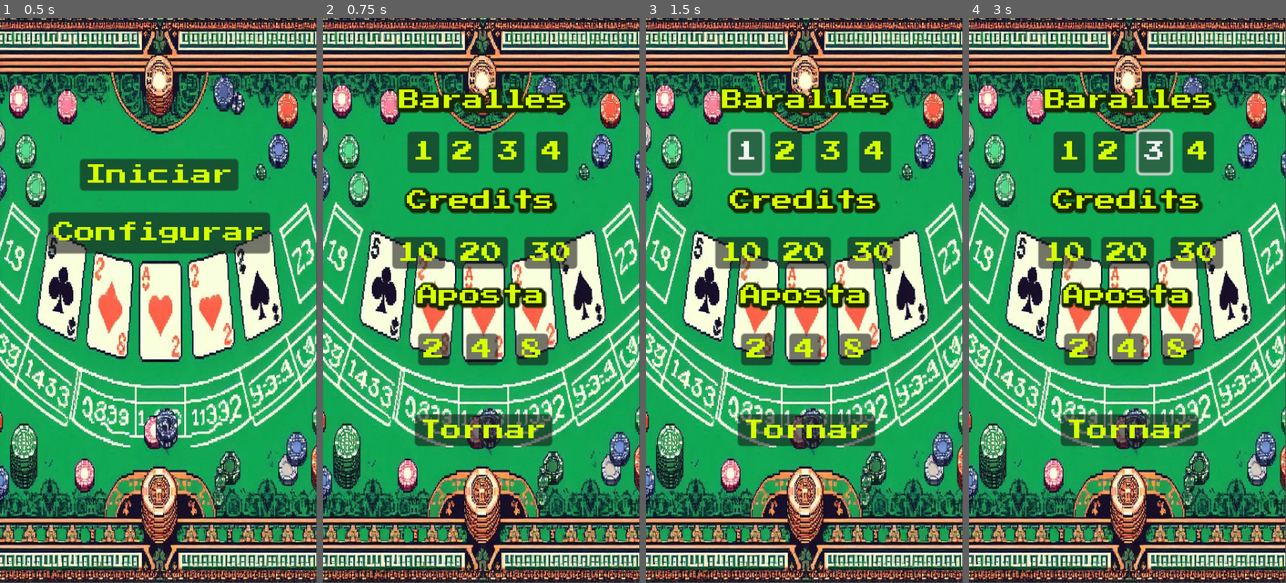
Above: before the commit, frames 1-4 (left to right).
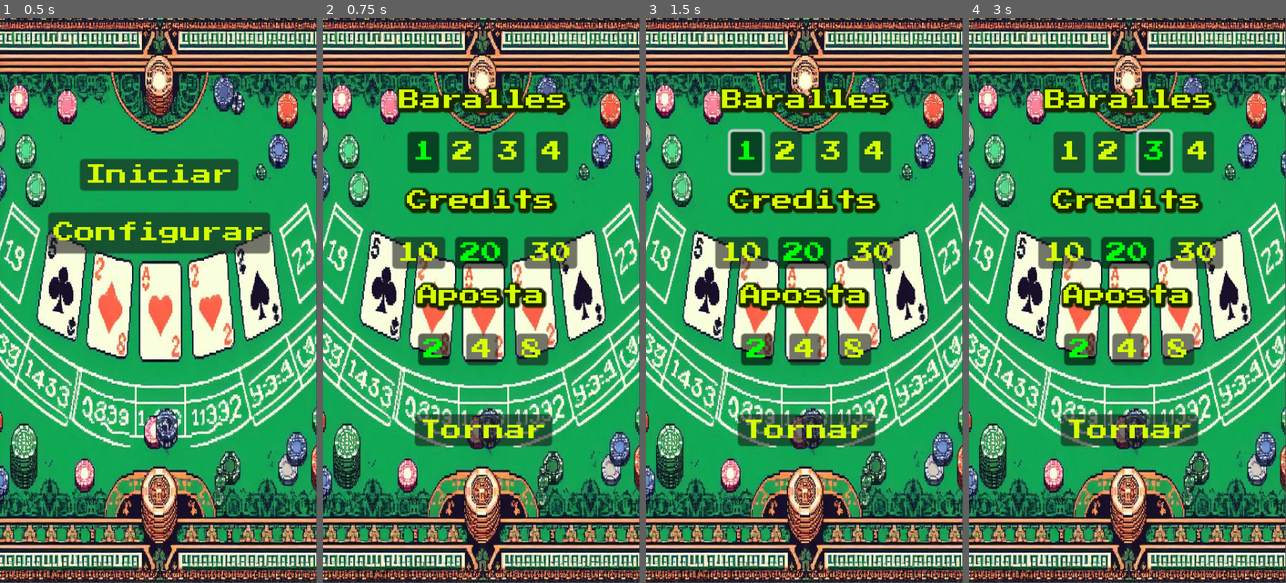
Above: after the commit, the same moments.

Repository: Gonellarro/Blackjack
Game: Godot game, scene res://scenes/pantalles/menu.tscn
Same seed, same stepped clock (60 frames per second), same inputs: the game is played once before the commit and once after it.
Inputs:
- Up to frame 1 (0.5 s): no input
- Up to frame 2 (0.75 s): click "Configurar" at 0.5 s
- Up to frame 3 (1.5 s): click "1" at 1.25 s
- Up to frame 4 (3 s): click "2" at 2 s; click "3" at 2.75 s

Frame 1 is identical in both runs. In frame 2, 0.5% of the frame differs, in the area x 29-56%, y 21-61%; in frame 3, 1.1%; in frame 4, 1.1%, in the area x 31-64%, y 20-61%.

Commit message:
Canviat color dels botons

Diff:
--- a/global.gd
+++ b/global.gd
@@ -13,6 +13,7 @@
 var numJugadesGuanyades: int
 var numJugadesEmpats: int
 var maxim: int
+var creditsHist: Array
 
 
 func _ready():
@@ -29,3 +30,4 @@
 	numJugadesGuanyades = 0
 	numJugadesEmpats = 0
 	maxim = 0
+	creditsHist = []
--- a/scenes/joc/joc.gd
+++ b/scenes/joc/joc.gd
@@ -49,7 +49,7 @@
 	numBaralles = Global.numBaralles
 	credits = Global.creditsInicials
 	Global.credits = credits
-	Global.jugades = 1
+	Global.jugades = 0
 	scoreJugador = Global.scoreJugador
 	scoreOrdinador = Global.scoreOrdinador
 	credits = Global.credits
@@ -57,6 +57,7 @@
 	apostaInicial = Global.aposta
 	jugades = Global.jugades
 	Global.maxim = credits
+	Global.numBlackJacks = 0
 
 	numCartes = numBaralles * 52
 	Global.numCartes = numCartes
@@ -106,6 +107,9 @@
 		$collir.disabled = true
 		$passar.disabled = true
 		$doblar.disabled = true
+
+		# Emmagatzemam els diners que té en el moment
+		Global.creditsHist.append(credits)
 
 		if scoreOrdinador > 16:
 			fiPartida = true
--- a/scenes/pantalles/configuracio.gd
+++ b/scenes/pantalles/configuracio.gd
@@ -2,7 +2,42 @@
 
 # Called when the node enters the scene tree for the first time.
 func _ready():
-	pass # Replace with function body.
+
+	$B1.toggle_mode = true
+	$B2.toggle_mode = true
+	$B3.toggle_mode = true
+	$B4.toggle_mode = true
+
+	if Global.numBaralles == 1:
+		$B1.button_pressed = true
+	elif Global.numBaralles == 2:
+		$B2.button_pressed = true
+	elif Global.numBaralles == 3:
+		$B3.button_pressed = true
+	else:
+		$B4.button_pressed = true
+
+	$C10.toggle_mode = true
+	$C20.toggle_mode = true
+	$C30.toggle_mode = true
+
+	if Global.creditsInicials == 10:
+		$C10.button_pressed = true
+	elif Global.creditsInicials == 20:
+		$C20.button_pressed = true
+	else:
+		$C30.button_pressed = true
+
+	$A2.toggle_mode = true
+	$A4.toggle_mode = true
+	$A8.toggle_mode = true
+
+	if Global.aposta == 2:
+		$A2.button_pressed = true
+	elif Global.aposta == 4:
+		$A4.button_pressed = true
+	else:
+		$A8.button_pressed = true
 
 # Called every frame. 'delta' is the elapsed time since the previous frame.
 func _process(_delta):
@@ -11,32 +46,72 @@
 func _on_tornar_pressed():
 	get_tree().change_scene_to_file("res://scenes/pantalles/menu.tscn")
 
+func resetBotons(i: int) -> void:
+	match i:
+		1:
+			$B1.button_pressed = false
+			$B2.button_pressed = false
+			$B3.button_pressed = false
+			$B4.button_pressed = false
+
+		2:
+			$C10.button_pressed = false
+			$C20.button_pressed = false
+			$C30.button_pressed = false
+
+		3:
+			$A2.button_pressed = false
+			$A4.button_pressed = false
+			$A8.button_pressed = false
+
 func _on_b_1_pressed():
+	resetBotons(1)
 	Global.numBaralles = 1
+	$B1.button_pressed = true
 
 func _on_b_2_pressed():
+	resetBotons(1)
 	Global.numBaralles = 2
+	$B2.button_pressed = true
 
 func _on_b_3_pressed():
+	resetBotons(1)
 	Global.numBaralles = 3
+	$B3.button_pressed = true
+
 
 func _on_b_4_pressed():
+	resetBotons(1)
 	Global.numBaralles = 4
+	$B4.button_pressed = true
 
 func _on_c_10_pressed():
+	resetBotons(2)
 	Global.creditsInicials = 10
+	$C10.button_pressed = true
 
 func _on_c_20_pressed():
+	resetBotons(2)
 	Global.creditsInicials = 20
+	$C20.button_pressed = true
 
 func _on_c_30_pressed():
+	resetBotons(2)
 	Global.creditsInicials = 30
+	$C30.button_pressed = true
 
 func _on_a_2_pressed():
+	resetBotons(3)
 	Global.aposta = 2
+	$A2.button_pressed = true
+
 
 func _on_a_4_pressed():
+	resetBotons(3)
 	Global.aposta = 4
+	$A4.button_pressed = true
 
 func _on_a_8_pressed():
+	resetBotons(3)
 	Global.aposta = 8
+	$A8.button_pressed = true
--- a/scenes/pantalles/game_over.gd
+++ b/scenes/pantalles/game_over.gd
@@ -17,7 +17,16 @@
 	$guanys.text = "Màx creds: " + str(Global.maxim)
 
 func _on_reiniciar_pressed():
+	Global.jugades = 0
+	Global.numJugadesGuanyades = 0
+	Global.numJugadesEmpats = 0
+	Global.numBlackJacks = 0
+	Global.maxim = 0
+
 	get_tree().change_scene_to_file("res://scenes/joc/joc.tscn")
 
 func _on_menu_pressed():
 	get_tree().change_scene_to_file("res://scenes/pantalles/menu.tscn")
+
+func _on_grafiques_pressed():
+	get_tree().change_scene_to_file("res://scenes/pantalles/grafica.tscn")
--- a/scenes/pantalles/game_over.tscn
+++ b/scenes/pantalles/game_over.tscn
@@ -1,10 +1,11 @@
-[gd_scene load_steps=6 format=3 uid="uid://buk5as8bbqg2r"]
+[gd_scene load_steps=7 format=3 uid="uid://buk5as8bbqg2r"]
 
 [ext_resource type="Script" path="res://scenes/pantalles/game_over.gd" id="1_au1ik"]
 [ext_resource type="Texture2D" uid="uid://by1yifnysyy8x" path="res://assets/fonsGameOver.png" id="1_e0j7p"]
 [ext_resource type="Theme" uid="uid://cyhuytd5kxh4y" path="res://tema8bits.tres" id="3_3fv20"]
 [ext_resource type="Theme" uid="uid://djm504y55dgem" path="res://label8bitsValors.tres" id="4_k4f61"]
 [ext_resource type="Theme" uid="uid://uevv2738xj4l" path="res://label8bits.tres" id="5_i6t8b"]
+[ext_resource type="AudioStream" uid="uid://da1jy70pfbu5n" path="res://assets/TheEntertainer.mp3" id="6_nw7np"]
 
 [node name="GameOver" type="Control"]
 layout_mode = 3
@@ -26,9 +27,9 @@
 [node name="ColorRect" type="ColorRect" parent="."]
 layout_mode = 0
 offset_left = 13.0
-offset_top = 455.0
+offset_top = 526.0
 offset_right = 452.0
-offset_bottom = 734.0
+offset_bottom = 805.0
 color = Color(0, 0.294118, 0, 0.819608)
 
 [node name="Reiniciar" type="Button" parent="."]
@@ -55,56 +56,72 @@
 [node name="jugades" type="Label" parent="."]
 layout_mode = 0
 offset_left = 28.0
-offset_top = 465.0
-offset_right = 156.0
-offset_bottom = 497.0
+offset_top = 536.0
+offset_right = 348.0
+offset_bottom = 568.0
 theme = ExtResource("4_k4f61")
 text = "Jugades: 1"
 
 [node name="jugadesGuanyades" type="Label" parent="."]
 layout_mode = 0
 offset_left = 25.0
-offset_top = 507.0
+offset_top = 578.0
 offset_right = 409.0
-offset_bottom = 539.0
+offset_bottom = 610.0
 theme = ExtResource("5_i6t8b")
 text = "Guanyades: 1"
 
 [node name="jugadesEmpatades" type="Label" parent="."]
 layout_mode = 0
 offset_left = 28.0
-offset_top = 547.0
+offset_top = 618.0
 offset_right = 412.0
-offset_bottom = 579.0
+offset_bottom = 650.0
 theme = ExtResource("4_k4f61")
 text = "Empatades: 1"
 
 [node name="JugadesPerdudes" type="Label" parent="."]
 layout_mode = 0
 offset_left = 30.0
-offset_top = 591.0
+offset_top = 662.0
 offset_right = 382.0
-offset_bottom = 623.0
+offset_bottom = 694.0
 theme = ExtResource("5_i6t8b")
 text = "Perdudes: 1"
 
 [node name="blackjack" type="Label" parent="."]
 layout_mode = 0
 offset_left = 32.0
-offset_top = 631.0
+offset_top = 702.0
 offset_right = 448.0
-offset_bottom = 663.0
+offset_bottom = 734.0
 theme = ExtResource("4_k4f61")
 text = "BlackJacjs: 1"
 
 [node name="guanys" type="Label" parent="."]
 layout_mode = 0
 offset_left = 29.0
-offset_top = 673.0
+offset_top = 744.0
 offset_right = 445.0
-offset_bottom = 705.0
+offset_bottom = 776.0
 theme = ExtResource("5_i6t8b")
 text = "Màx creds: 10"
 
+[node name="MusicaFons" type="AudioStreamPlayer" parent="."]
+stream = ExtResource("6_nw7np")
+autoplay = true
+
+[node name="grafiques" type="Button" parent="."]
+visible = false
+layout_mode = 0
+offset_left = 91.0
+offset_top = 450.0
+offset_right = 243.0
+offset_bottom = 474.0
+scale = Vector2(2, 2)
+theme = ExtResource("3_3fv20")
+text = "Gràfiques"
+
 [connection signal="pressed" from="Reiniciar" to="." method="_on_reiniciar_pressed"]
 [connection signal="pressed" from="Menu" to="." method="_on_menu_pressed"]
+[connection signal="pressed" from="grafiques" to="." method="_on_grafiques_pressed"]
--- /dev/null
+++ b/scenes/pantalles/grafica.gd
@@ -0,0 +1,24 @@
+extends Node2D
+
+var coords_mouth= [
+	[ 22.817, 81.100 ], [ 38.522, 82.740 ],
+	[ 39.001, 90.887 ], [ 54.465, 92.204 ],
+	[ 55.641, 84.260 ], [ 72.418, 84.177 ],
+	[ 73.629, 92.158 ], [ 88.895, 90.923 ],
+	[ 89.556, 82.673 ], [ 105.005, 81.100 ]
+	]
+var mouth : PackedVector2Array
+var _mouth_width : float = 4.4
+
+# Called when the node enters the scene tree for the first time.
+func _ready():
+	mouth = PackedVector2Array(coords_mouth);
+
+
+# Called every frame. 'delta' is the elapsed time since the previous frame.
+func _process(delta):
+	pass
+
+func _draw():
+	var white : Color = Color.WHITE
+	draw_polyline(mouth, white, _mouth_width)
--- /dev/null
+++ b/scenes/pantalles/grafica.tscn
@@ -0,0 +1,13 @@
+[gd_scene load_steps=3 format=3 uid="uid://b6ts6ot13bxaf"]
+
+[ext_resource type="Script" path="res://scenes/pantalles/grafica.gd" id="1_giybh"]
+[ext_resource type="Texture2D" uid="uid://cnmco05ketrpt" path="res://assets/tapete.png" id="2_w3tmy"]
+
+[node name="grafica" type="Node2D"]
+script = ExtResource("1_giybh")
+
+[node name="Fons" type="TextureRect" parent="."]
+offset_right = 479.0
+offset_bottom = 853.0
+texture = ExtResource("2_w3tmy")
+expand_mode = 1
--- a/tema8bits.tres
+++ b/tema8bits.tres
@@ -79,7 +79,7 @@
 Button/colors/font_hover_color = Color(0.95, 0.95, 0.95, 1)
 Button/colors/font_hover_pressed_color = Color(1, 1, 1, 1)
 Button/colors/font_outline_color = Color(1, 1, 1, 1)
-Button/colors/font_pressed_color = Color(1, 1, 1, 1)
+Button/colors/font_pressed_color = Color(0, 1, 0.027451, 1)
 Button/colors/icon_disabled_color = Color(1, 1, 1, 0.4)
 Button/colors/icon_focus_color = Color(1, 1, 1, 1)
 Button/colors/icon_hover_color = Color(1, 1, 1, 1)
Not shown, changed: blackJack.exe
